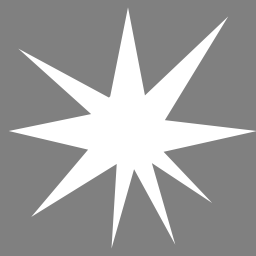
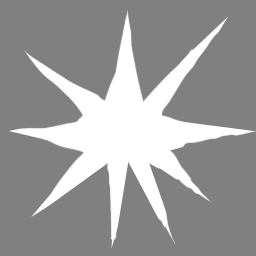
Before/after of a 256x256 layered artwork. What changed in the layer stack:
painted on "Layer 1" over left=18, top=7, right=256, bottom=243
